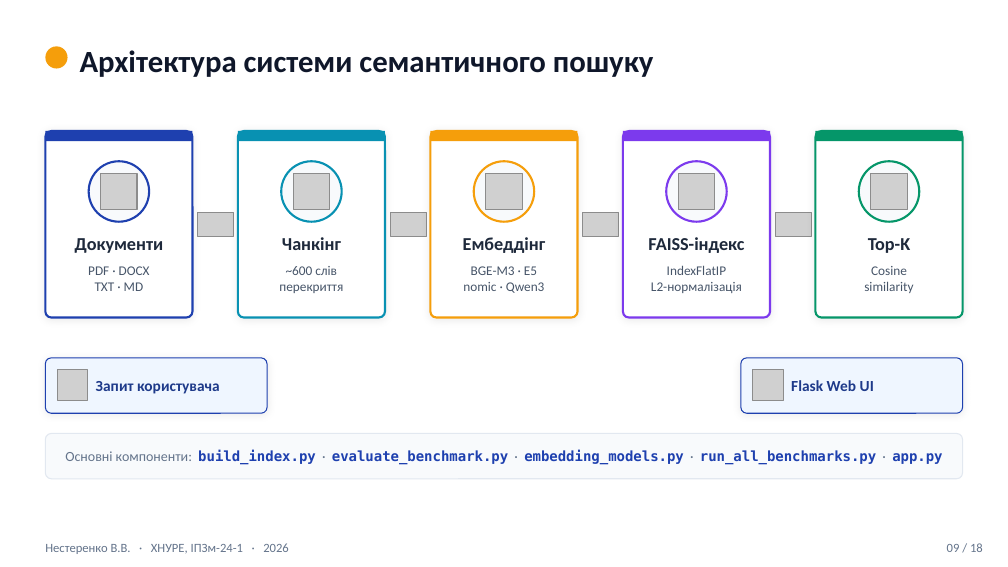
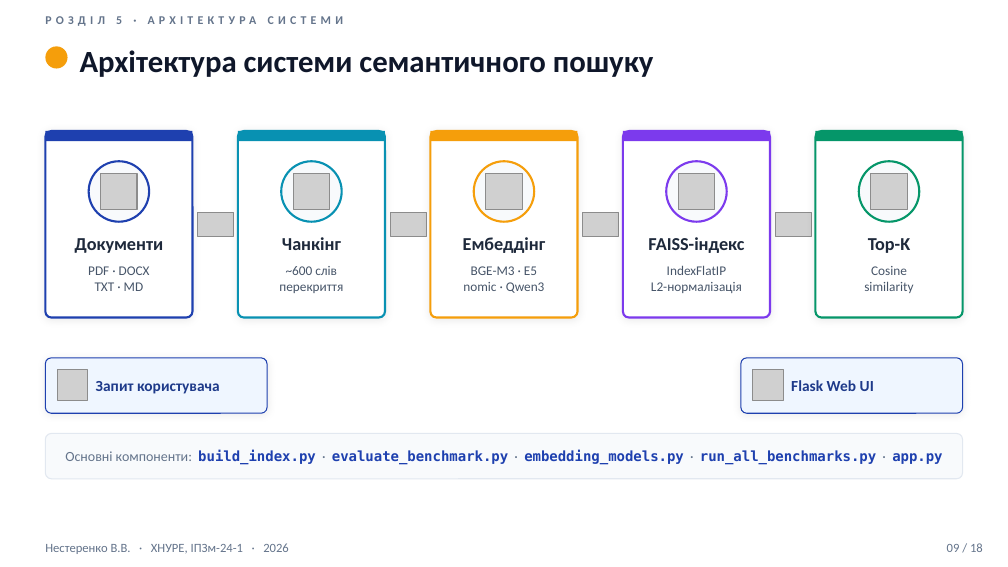
Before and after one commit to vitaliinnest/kb-semantic-search-benchmark, a slide deck: slide 9 of thesis/Nesterenko_Presentation.pptx. Drawn at 1008x567 pixels with LibreOffice and Linux fonts; fonts in the diff are those of the drawing; grey boxes stand for pictures. Boxes give left, top, right and bottom in pixels: in the first picture for what was removed or moved away, otherwise in the second. Text is boxed around its words. In the diff, an @@ line names an element or a change of style, - is before the commit and + after.

```diff
--- a/thesis/Nesterenko_Presentation.pptx
+++ b/thesis/Nesterenko_Presentation.pptx
@@ text added at (45, 16, 343, 26), 8.5 pt, text #64748B, bold @@
+РОЗДІЛ 5 · АРХІТЕКТУРА СИСТЕМИ
```
Also in this commit, not shown: 16 other slides changed, 1 other file.
